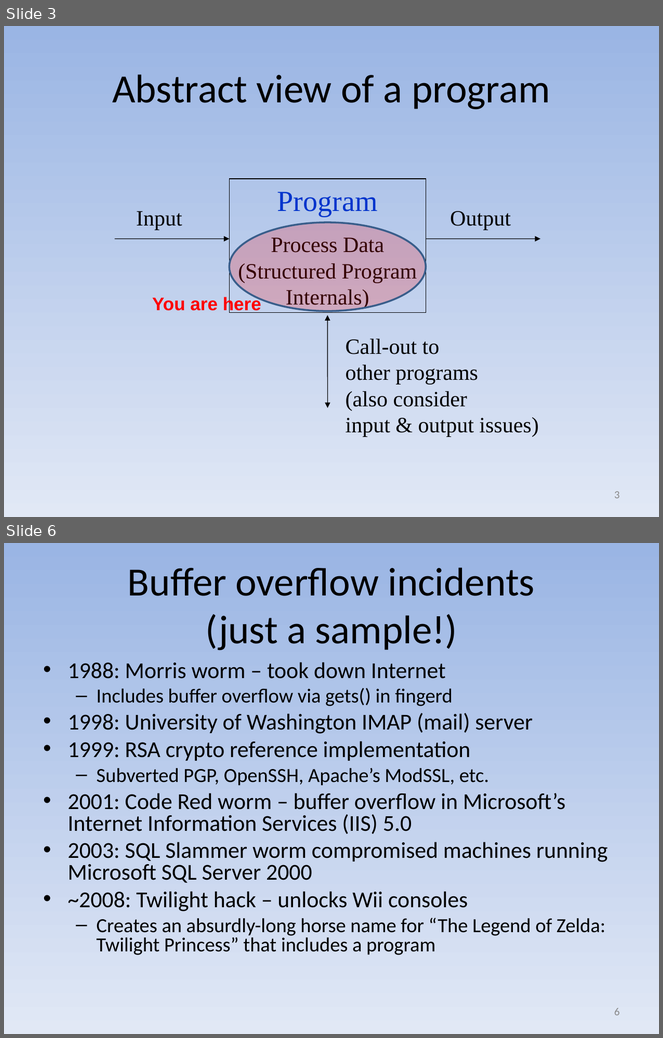
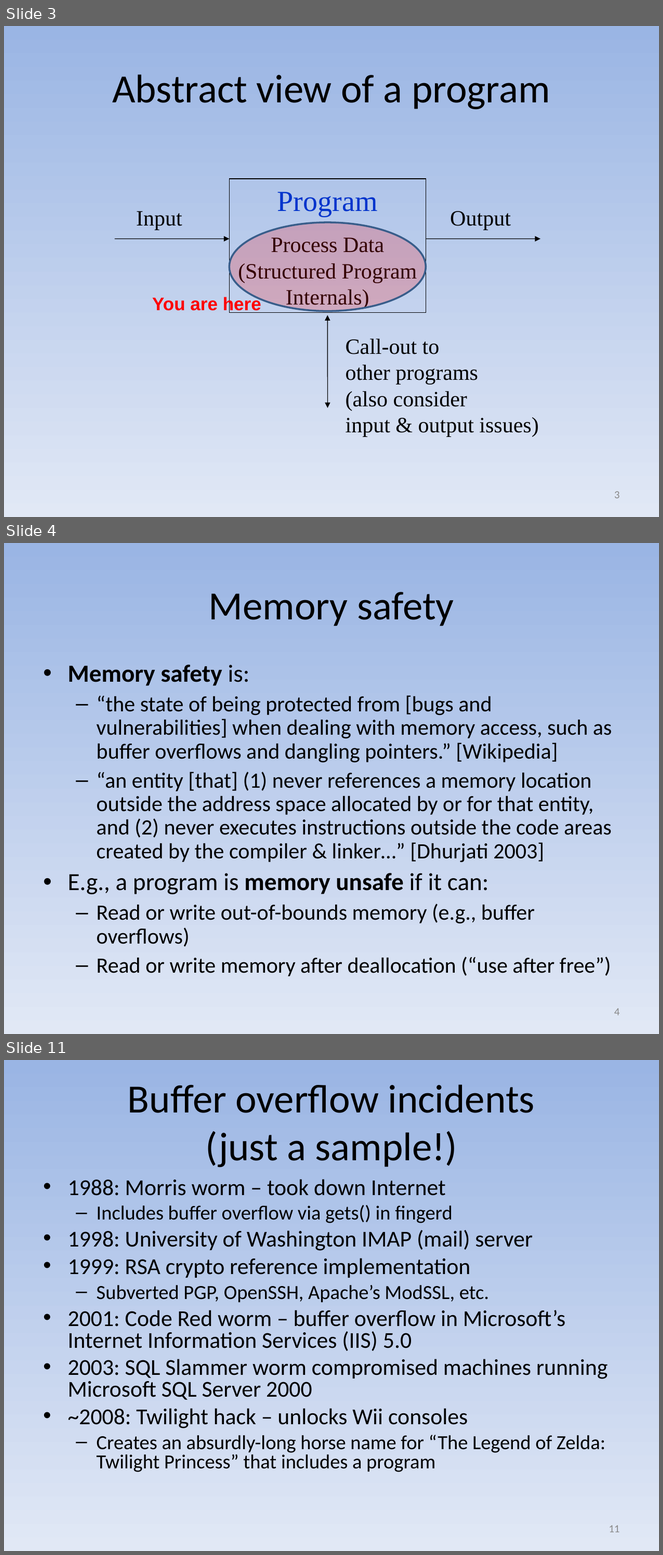
Before and after one commit to david-a-wheeler/david-a-wheeler.github.io, a slide deck: secure-class/presentations/Secure-Software-3-Buffer-Overflow.ppt. Shown one above the other, each under a label of ours: slides 3 and 6 before the commit, slides 3, 4 and 11 after it; the slides between them are not shown. The pictures are 663x1038 and 663x1555 pixels, drawn with LibreOffice and Linux fonts; fonts in the diff are those of the drawing. Boxes give left, top, right and bottom in pixels: in the first picture for what was removed or moved away, otherwise in the second. Text is boxed around its words. In the diff, an @@ line names an element or a change of style, - is before the commit and + after.

Commit message:
Update misc.html and buffer overflow slides

```diff
--- a/secure-class/presentations/Secure-Software-3-Buffer-Overflow.ppt
+++ b/secure-class/presentations/Secure-Software-3-Buffer-Overflow.ppt
@@ slide 4 added at box(4, 543, 659, 1034), background gradient #9AB5E4 to #E1E8F5 @@
@@ title added at box(209, 592, 454, 626), 44 pt, text #000000 @@
+Memory safety
@@ text added at box(68, 665, 612, 977), 24 pt, text #000000 @@
+• Memory safety is:
+  – “the state of being protected from [bugs and vulnerabilities] when dealing with memory access, such as buffer overflows and dangling pointers.” [Wikipedia]
+  – “an entity [that] (1) never references a memory location outside the address space allocated by or for that entity, and (2) never executes instructions outside the code areas created by the compiler & linker…” [Dhurjati 2003]
+• E.g., a program is memory unsafe if it can:
+  – Read or write out-of-bounds memory (e.g., buffer overflows)
+  – Read or write memory after deallocation (“use after free”)
@@ page number added at box(614, 1008, 620, 1016), 12 pt, text #898989 @@
+4
@@ what was slide 6 is now slide 11 @@
@@ page number at box(609, 1525, 620, 1533): text changed @@
-6
+11
```
Also in this commit, not shown: 7 slides changed, 5 other slides added, 1 other file.
